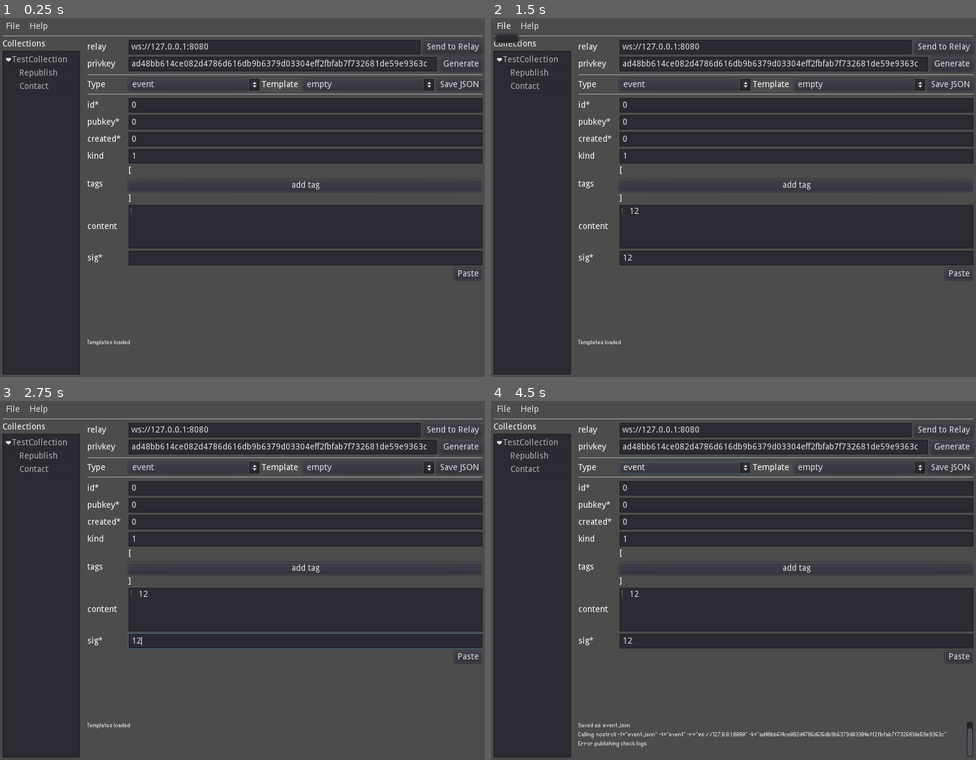
Above: before the commit, frames 1-4 (two rows, left to right).
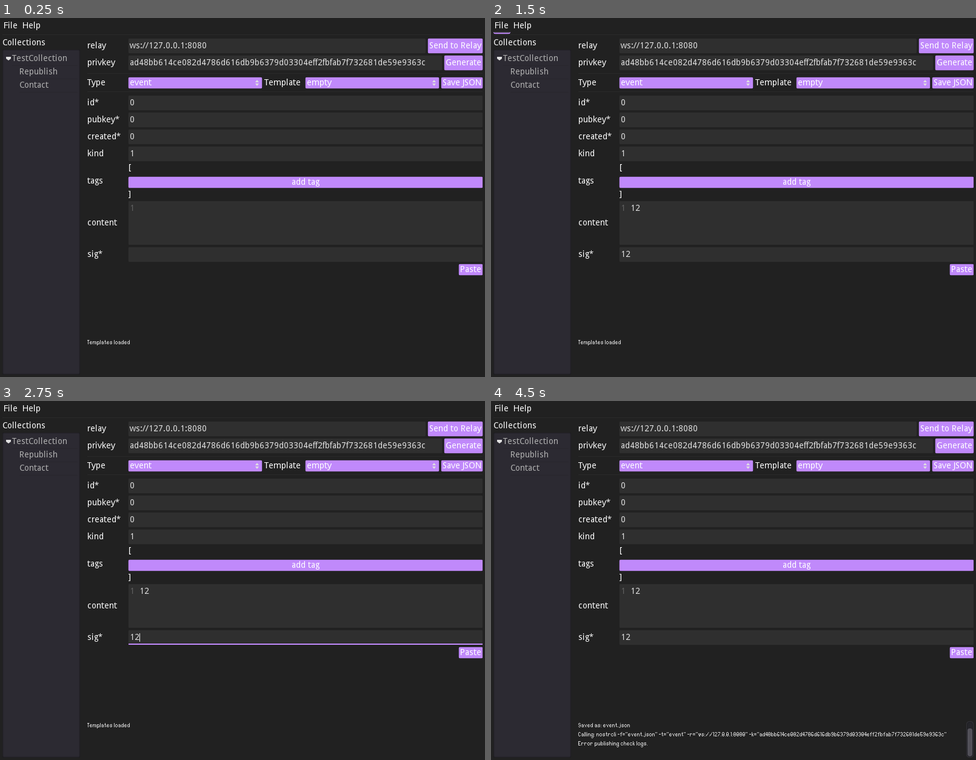
Above: after the commit, the same moments.

Repository: themangomago/nostr-cli-gui
Game: Godot game, scene res://src/Tool.tscn
The game is run twice, just before and just after one commit, with the same random seed, the same clock (stepped at 60 frames per second) and the same inputs.
Inputs (mouse positions are in pixels of both pictures, inside the frame that each line leads up to):
- Up to frame 1 (0.25 s): no input
- Up to frame 2 (1.5 s): click (796, 226) at 0.52 s; type "12" at 0.6 s; click (796, 258) at 0.75 s; type "12" at 0.83 s; click "File" at 1.25 s
- Up to frame 3 (2.75 s): click "Send to Relay" at 2 s
- Up to frame 4 (4.5 s): click "Generate" at 2.75 s; click "event" at 3.5 s; click "empty" at 4.25 s

The runs differ from the first frame. In frame 1, 57% of the frame differs, in the area x 0-100%, y 0-100%; in frame 2, 57%; in frame 3, 57%; in frame 4, 57%.

Commit message:
theme

Diff:
--- a/project.godot
+++ b/project.godot
@@ -26,6 +26,7 @@
 [gui]
 
 common/drop_mouse_on_gui_input_disabled=true
+theme/custom="res://theme.tres"
 
 [physics]
 
@@ -36,3 +37,4 @@
 quality/driver/driver_name="GLES2"
 vram_compression/import_etc=true
 vram_compression/import_etc2=false
+environment/default_clear_color=Color( 0.129412, 0.129412, 0.129412, 1 )
--- a/src/Tool.tscn
+++ b/src/Tool.tscn
@@ -196,10 +196,9 @@
 size_flags_vertical = 3
 
 [node name="Log" type="RichTextLabel" parent="v/h/v"]
-anchor_top = 1.0
-anchor_right = 1.0
-anchor_bottom = 1.0
-margin_top = -80.0
+margin_top = 492.0
+margin_right = 652.0
+margin_bottom = 552.0
 rect_min_size = Vector2( 0, 60 )
 focus_mode = 2
 custom_fonts/normal_font = SubResource( 1 )
--- /dev/null
+++ b/theme.tres
@@ -0,0 +1,129 @@
+[gd_resource type="Theme" load_steps=13 format=2]
+
+[sub_resource type="StyleBoxFlat" id=9]
+content_margin_left = 2.0
+content_margin_right = 2.0
+content_margin_top = 2.0
+content_margin_bottom = 2.0
+bg_color = Color( 0.682353, 0.407843, 0.988235, 1 )
+corner_radius_top_left = 2
+corner_radius_top_right = 2
+corner_radius_bottom_right = 2
+corner_radius_bottom_left = 2
+
+[sub_resource type="StyleBoxEmpty" id=10]
+
+[sub_resource type="StyleBoxFlat" id=8]
+content_margin_left = 2.0
+content_margin_right = 2.0
+content_margin_top = 2.0
+content_margin_bottom = 2.0
+bg_color = Color( 0.796078, 0.607843, 1, 1 )
+corner_radius_top_left = 2
+corner_radius_top_right = 2
+corner_radius_bottom_right = 2
+corner_radius_bottom_left = 2
+
+[sub_resource type="StyleBoxFlat" id=7]
+content_margin_left = 2.0
+content_margin_right = 2.0
+content_margin_top = 2.0
+content_margin_bottom = 2.0
+bg_color = Color( 0.752941, 0.537255, 0.984314, 1 )
+corner_radius_top_left = 2
+corner_radius_top_right = 2
+corner_radius_bottom_right = 2
+corner_radius_bottom_left = 2
+
+[sub_resource type="StyleBoxFlat" id=13]
+content_margin_top = 1.0
+content_margin_bottom = 0.0
+bg_color = Color( 0.164706, 0.164706, 0.164706, 1 )
+
+[sub_resource type="StyleBoxFlat" id=3]
+bg_color = Color( 0.6, 0.6, 0.6, 0 )
+border_width_bottom = 2
+border_color = Color( 0.752941, 0.537255, 0.984314, 1 )
+
+[sub_resource type="StyleBoxFlat" id=1]
+content_margin_left = 2.0
+content_margin_right = 2.0
+content_margin_top = 2.0
+content_margin_bottom = 2.0
+bg_color = Color( 0.184314, 0.184314, 0.184314, 1 )
+corner_radius_top_left = 2
+corner_radius_top_right = 2
+corner_radius_bottom_right = 2
+corner_radius_bottom_left = 2
+corner_detail = 2
+
+[sub_resource type="StyleBoxFlat" id=2]
+content_margin_left = 2.0
+content_margin_right = 2.0
+content_margin_top = 2.0
+content_margin_bottom = 2.0
+bg_color = Color( 0.156863, 0.156863, 0.156863, 1 )
+corner_radius_top_left = 2
+corner_radius_top_right = 2
+corner_radius_bottom_right = 2
+corner_radius_bottom_left = 2
+corner_detail = 2
+
+[sub_resource type="StyleBoxFlat" id=12]
+content_margin_left = 2.0
+content_margin_right = 2.0
+content_margin_top = 2.0
+content_margin_bottom = 2.0
+bg_color = Color( 0.188235, 0.188235, 0.188235, 1 )
+border_width_bottom = 2
+border_color = Color( 0.752941, 0.537255, 0.984314, 1 )
+corner_radius_top_left = 2
+corner_radius_top_right = 2
+corner_radius_bottom_right = 2
+corner_radius_bottom_left = 2
+
+[sub_resource type="StyleBoxFlat" id=6]
+bg_color = Color( 0.6, 0.6, 0.6, 0 )
+border_width_bottom = 2
+border_color = Color( 0.752941, 0.537255, 0.984314, 1 )
+
+[sub_resource type="StyleBoxFlat" id=4]
+content_margin_left = 2.0
+content_margin_right = 2.0
+content_margin_top = 2.0
+content_margin_bottom = 2.0
+bg_color = Color( 0.184314, 0.184314, 0.184314, 1 )
+corner_radius_top_left = 2
+corner_radius_top_right = 2
+corner_radius_bottom_right = 2
+corner_radius_bottom_left = 2
+
+[sub_resource type="StyleBoxFlat" id=5]
+content_margin_left = 2.0
+content_margin_right = 2.0
+content_margin_top = 2.0
+content_margin_bottom = 2.0
+bg_color = Color( 0.156863, 0.156863, 0.156863, 1 )
+corner_radius_top_left = 2
+corner_radius_top_right = 2
+corner_radius_bottom_right = 2
+corner_radius_bottom_left = 2
+
+[resource]
+Button/colors/font_color = Color( 1, 1, 1, 1 )
+Button/colors/font_color_focus = Color( 1, 1, 1, 1 )
+Button/colors/font_color_hover = Color( 1, 1, 1, 1 )
+Button/colors/font_color_pressed = Color( 1, 1, 1, 1 )
+Button/styles/disabled = SubResource( 9 )
+Button/styles/focus = SubResource( 10 )
+Button/styles/hover = SubResource( 8 )
+Button/styles/normal = SubResource( 7 )
+Button/styles/pressed = SubResource( 8 )
+HSeparator/styles/separator = SubResource( 13 )
+LineEdit/styles/focus = SubResource( 3 )
+LineEdit/styles/normal = SubResource( 1 )
+LineEdit/styles/read_only = SubResource( 2 )
+PopupMenu/styles/panel = SubResource( 12 )
+TextEdit/styles/focus = SubResource( 6 )
+TextEdit/styles/normal = SubResource( 4 )
+TextEdit/styles/read_only = SubResource( 5 )
